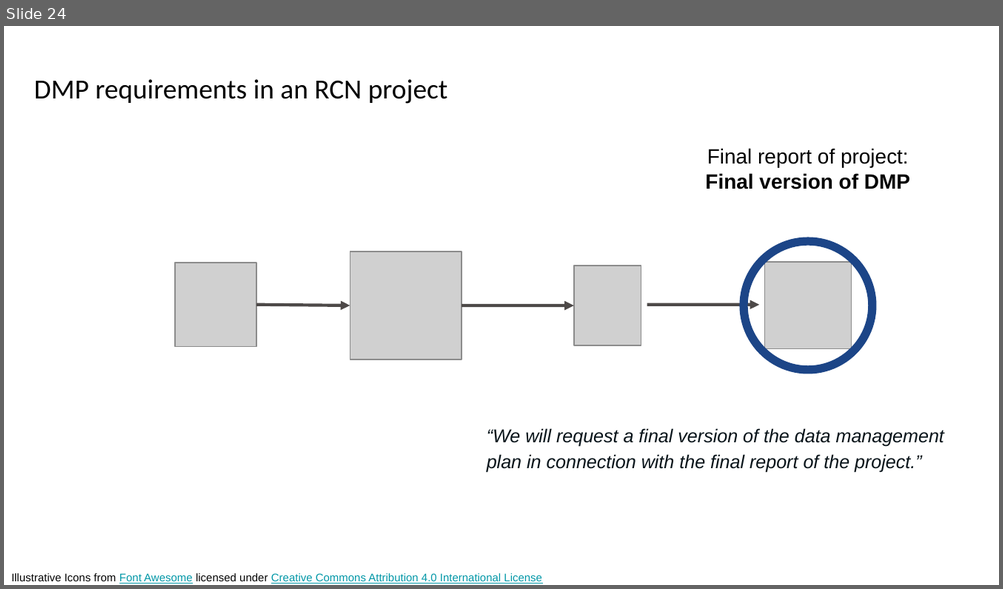
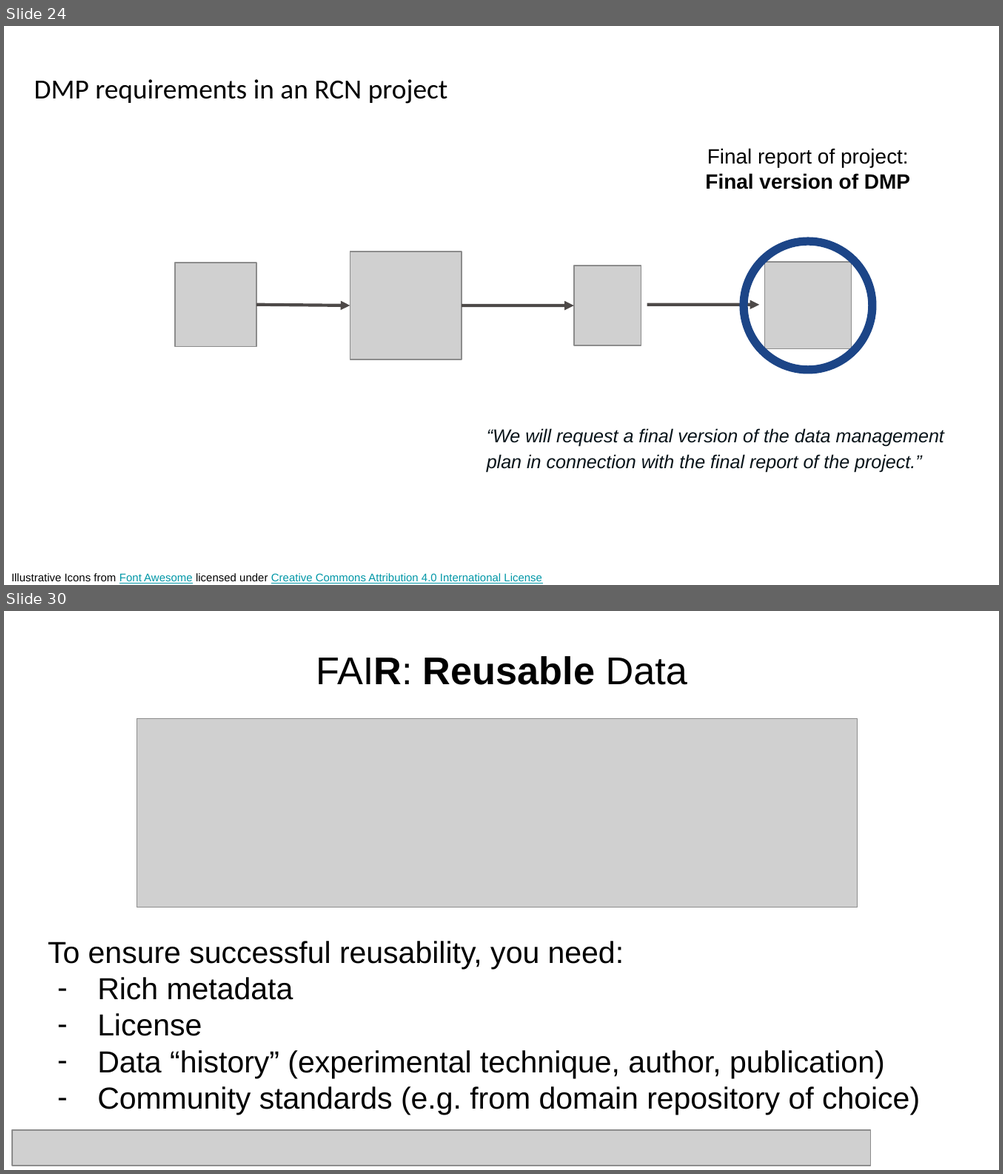
Before and after one commit to ELIXIR-Norway-Training/DMP-writing-workshop, a slide deck: 02_DMP_requirements.odp. Shown one above the other, each under a label of ours: slide 24 before the commit, slides 24 and 30 after it; the slides between them are not shown. The pictures are 1003x589 and 1003x1174 pixels, drawn with LibreOffice and Linux fonts; fonts in the diff are those of the drawing; grey boxes stand for pictures. Boxes give left, top, right and bottom in pixels: in the first picture for what was removed or moved away, otherwise in the second. Text is boxed around its words. In the diff, an @@ line names an element or a change of style, - is before the commit and + after.

```diff
--- a/02_DMP_requirements.odp
+++ b/02_DMP_requirements.odp
@@ slide 30 added at (4,611,999,1170), background #FFFFFF @@
@@ title added at (316,656,687,685), 28 pt, text #000000, bold @@
+FAIR: Reusable Data
@@ picture added at (137,719,857,908) @@
@@ text added at (48,941,919,1115), 22 pt, text #000000 @@
+To ensure successful reusability, you need:
+– Rich metadata
+– License
+– Data “history” (experimental technique, author, publication)
+– Community standards (e.g. from domain repository of choice)
@@ picture added at (12,1130,871,1166) @@
```
Also in this commit, not shown: 1 slide changed, 16 other slides added, 8 slides removed, 1 other file.
